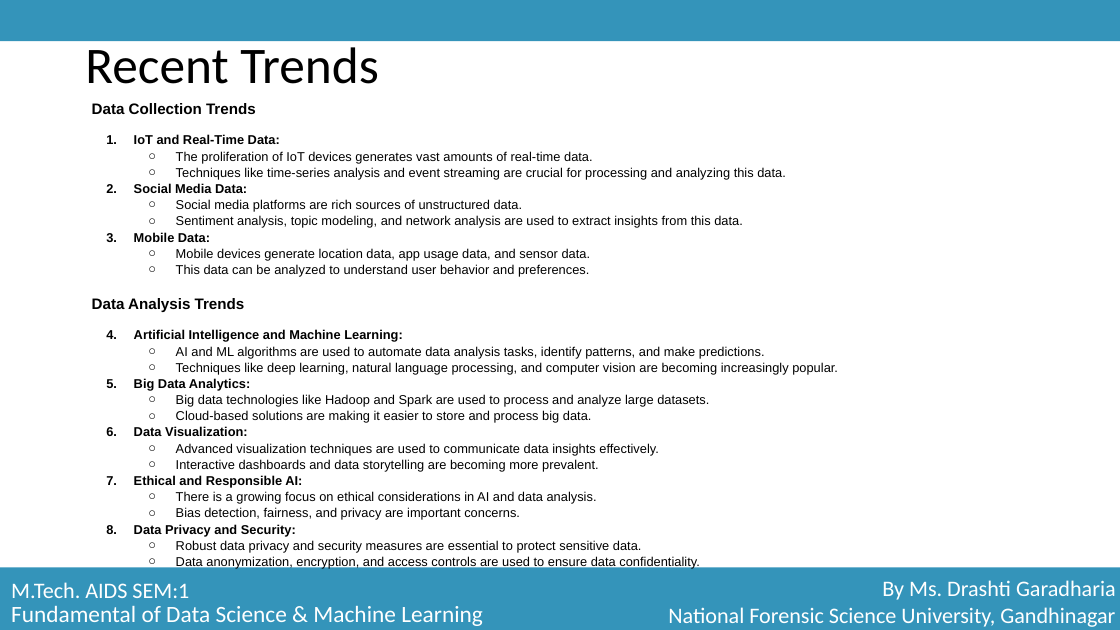
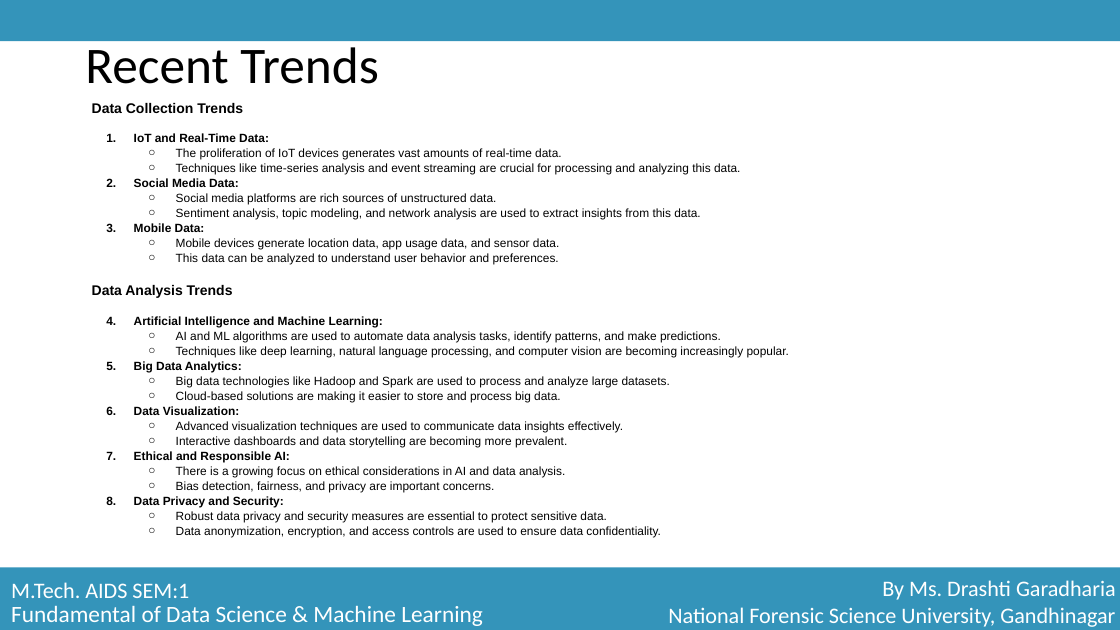
Before and after one commit to sinister-virus/AiDS_SiCS, a slide deck: slide 9 of Gandhinagar/Sem_1/S4_FDSML - Fundamentals of Data Science and Machine Learning/FDSML_Notes/Unit_5.pptx. Drawn at 1120x630 pixels with LibreOffice and Linux fonts; fonts in the diff are those of the drawing. Boxes give left, top, right and bottom in pixels: in the first picture for what was removed or moved away, otherwise in the second. Text is boxed around its words. In the diff, an @@ line names an element or a change of style, - is before the commit and + after.

```diff
--- a/Gandhinagar/Sem_1/S4_FDSML - Fundamentals of Data Science and Machine Learning/FDSML_Notes/Unit_5.pptx
+++ b/Gandhinagar/Sem_1/S4_FDSML - Fundamentals of Data Science and Machine Learning/FDSML_Notes/Unit_5.pptx
@@ text "Data Collection Trends" at box(92, 103, 789, 537): size 13 to 12 pt in "Data Collection Trends", "Data Analysis Trends"; size 11 to 10.2 pt @@
```
Also in this commit, not shown: 4 other slides changed, 3 other files.
